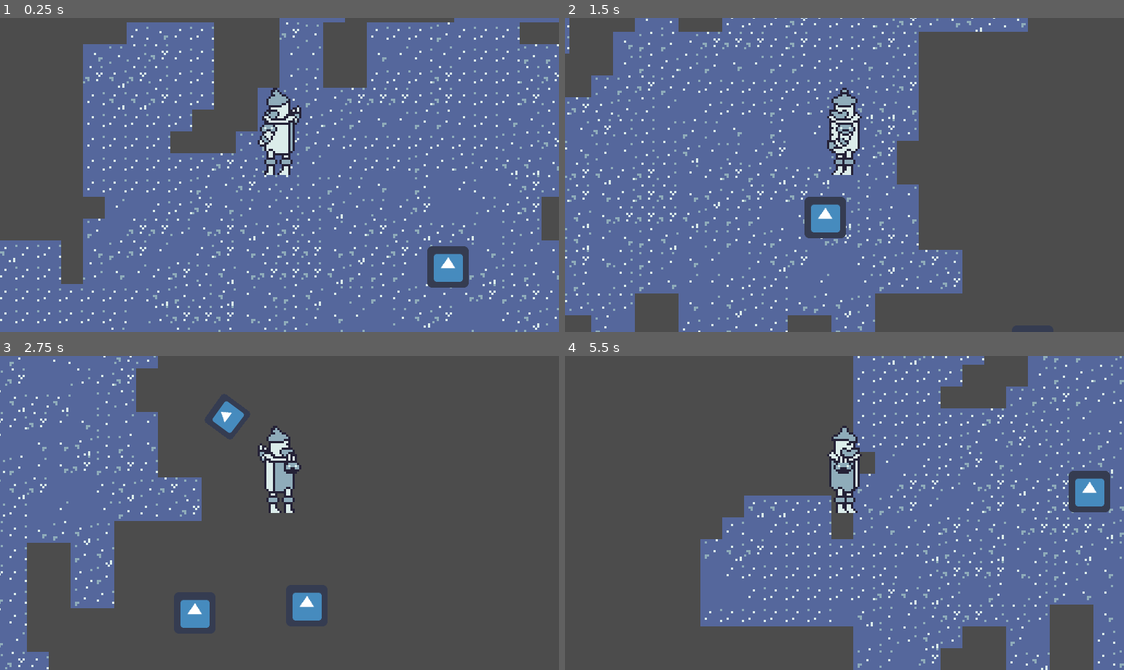
Above: before the commit, frames 1-4 (two rows, left to right).
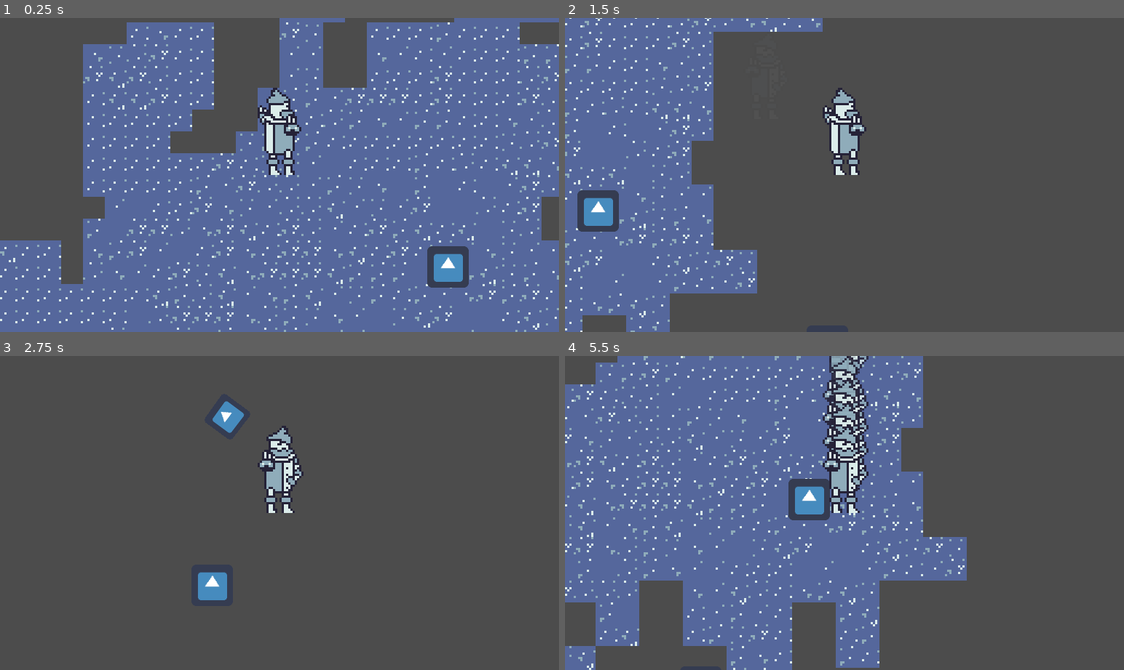
Above: after the commit, the same moments.

Repository: Travh98/GWJ_Jan2023_Heartless
Game: Godot game, scene res://levels/test_level.tscn
Same seed, same stepped clock (60 frames per second), same inputs: the game is played once before the commit and once after it. The engine's default icon, where the game draws it, is replaced by a stand-in: a white triangle on a blue panel in a dark square.
Inputs (mouse positions are in pixels of both pictures, inside the frame that each line leads up to):
- Up to frame 1 (0.25 s): no input
- Up to frame 2 (1.5 s): tap Enter at 0.5 s; move the mouse to (967, 159) at 0.52 s; hold D (right) 0.53-1.28 s; click (967, 159) at 0.6 s; right-click (967, 159) at 0.8 s; move the mouse to (732, 190) at 1.27 s; hold S (down) from 1.28 s (still down); right-click (732, 190) at 1.35 s
- Up to frame 3 (2.75 s): tap Space (dash, bound only before the commit) at 1.55, 2.1 s; move the mouse to (335, 443) at 2.02 s; release S (down) at 2.03 s; hold D (right) from 2.03 s (still down); click (335, 443) at 2.3 s
- Up to frame 4 (5.5 s): move the mouse to (816, 575) at 2.77 s; release D (right) at 2.78 s; hold W (up) 2.78-3.53 s; click (816, 575) at 2.85 s; right-click (816, 575) at 3.05 s; move the mouse to (1012, 560) at 3.52 s; hold A (left) 3.53-5.03 s; right-click (1012, 560) at 3.6 s; tap Space (dash, bound only before the commit) at 3.8, 4.35 s; tap Escape (escape, bound only after the commit) at 4.15 s; move the mouse to (676, 465) at 4.27 s; click (676, 465) at 4.55 s; move the mouse to (872, 513) at 5.02 s; hold S (down) from 5.03 s (still down); click (872, 513) at 5.1 s; right-click (872, 513) at 5.3 s

The runs differ from the first frame. In frame 1, 0.9% of the frame differs, in the area x 46-54%, y 26-50%; in frame 2, 42%; in frame 3, 23%; in frame 4, 71%, in the area x 0-100%, y 0-100%.

Commit message:
Added crosshair that changes color when attack is charged

Diff:
--- a/actors/flying_monkey/flying_monkey.gd
+++ b/actors/flying_monkey/flying_monkey.gd
@@ -79,7 +79,7 @@
 func on_detection_area_entered(body: Node2D):
 	# I'm removing this if statement because the Static Typing seems to break gdscript
 	# For now we can assume that the detection area will only collide with Player objects using the 2D Physics Layers
-#	if(body.get_lay is PlayerCharacter):
+#	if(body is PlayerCharacter):
 	target = body
 
 func state_change(new_state):
--- a/actors/player_character/player_character.gd
+++ b/actors/player_character/player_character.gd
@@ -25,6 +25,8 @@
 onready var attack_cooldown_timer : Timer = get_node("AttackCooldownTimer")
 onready var dash_cooldown_timer : Timer = get_node("DashCooldownTimer")
 onready var charge_attack_timer : Timer = get_node("ChargeAttackTimer")
+
+onready var crosshair : Crosshair = get_node("Crosshair")
 
 func _ready():
 	dash_timer.connect("timeout", self, "dash_finished")
@@ -65,6 +67,7 @@
 
 
 	if Input.is_action_just_pressed("attack"):
+		Input.mouse_mode = Input.MOUSE_MODE_CONFINED
 		charge_attack_timer.start() 		# Start charging attack
 
 	if Input.is_action_just_released("attack"):
@@ -78,7 +81,11 @@
 			charged_axe_attack()
 
 	if Input.is_action_just_pressed("dash") and dash_ready:
+		Input.mouse_mode = Input.MOUSE_MODE_CONFINED
 		dash()
+
+	if Input.is_action_just_pressed("escape"):
+		Input.mouse_mode = Input.MOUSE_MODE_VISIBLE
 
 func _process(delta: float) -> void:
 	var mouse_direction := Vector2.ZERO.direction_to(get_local_mouse_position())
@@ -129,6 +136,7 @@
 	attack.scale *= 1.5
 
 	attack_ready = false
+	crosshair.setChargedAttackReady(false)
 	attack_cooldown_timer.start()
 
 func dash() -> void:
@@ -152,3 +160,4 @@
 	# TODO Here we should have some indicator to let the player know their charged attack is ready
 	# Whether its a sound effect or a sprite on the screen
 	print("Charged attack is ready")
+	crosshair.setChargedAttackReady(true)
--- a/actors/player_character/player_character.tscn
+++ b/actors/player_character/player_character.tscn
@@ -1,44 +1,33 @@
-[gd_scene load_steps=15 format=2]
+[gd_scene load_steps=11 format=2]
 
 [ext_resource path="res://actors/player_character/player_character.gd" type="Script" id=1]
 [ext_resource path="res://actors/player_character/player_character.png" type="Texture" id=2]
 [ext_resource path="res://actors/player_character/player_stats.gd" type="Script" id=3]
 [ext_resource path="res://effects/afterimage/afterimage_emitter.tscn" type="PackedScene" id=4]
 
-[sub_resource type="AtlasTexture" id=11]
-atlas = ExtResource( 2 )
-region = Rect2( 240, 0, 40, 40 )
-
-[sub_resource type="AtlasTexture" id=12]
-atlas = ExtResource( 2 )
-region = Rect2( 80, 0, 40, 40 )
-
-[sub_resource type="AtlasTexture" id=13]
-atlas = ExtResource( 2 )
-region = Rect2( 160, 0, 40, 40 )
-
 [sub_resource type="AtlasTexture" id=10]
 atlas = ExtResource( 2 )
 region = Rect2( 0, 0, 40, 40 )
 
-[sub_resource type="AtlasTexture" id=16]
-atlas = ExtResource( 2 )
-region = Rect2( 200, 0, 40, 40 )
-
-[sub_resource type="AtlasTexture" id=14]
-atlas = ExtResource( 2 )
-region = Rect2( 280, 0, 40, 40 )
-
-[sub_resource type="AtlasTexture" id=17]
+[sub_resource type="AtlasTexture" id=11]
 atlas = ExtResource( 2 )
 region = Rect2( 120, 0, 40, 40 )
 
-[sub_resource type="AtlasTexture" id=15]
+[sub_resource type="AtlasTexture" id=12]
 atlas = ExtResource( 2 )
 region = Rect2( 40, 0, 40, 40 )
 
+[sub_resource type="AtlasTexture" id=9]
+atlas = ExtResource( 2 )
+region = Rect2( 80, 0, 40, 40 )
+
 [sub_resource type="SpriteFrames" id=5]
 animations = [ {
+"frames": [ SubResource( 10 ) ],
+"loop": true,
+"name": "down",
+"speed": 5.0
+}, {
 "frames": [ SubResource( 11 ) ],
 "loop": true,
 "name": "left",
@@ -49,34 +38,9 @@
 "name": "right",
 "speed": 5.0
 }, {
-"frames": [ SubResource( 13 ) ],
+"frames": [ SubResource( 9 ) ],
 "loop": true,
 "name": "up",
-"speed": 5.0
-}, {
-"frames": [ SubResource( 10 ) ],
-"loop": true,
-"name": "down",
-"speed": 5.0
-}, {
-"frames": [ SubResource( 16 ) ],
-"loop": true,
-"name": "up_left",
-"speed": 5.0
-}, {
-"frames": [ SubResource( 14 ) ],
-"loop": true,
-"name": "down_left",
-"speed": 5.0
-}, {
-"frames": [ SubResource( 17 ) ],
-"loop": true,
-"name": "up_right",
-"speed": 5.0
-}, {
-"frames": [ SubResource( 15 ) ],
-"loop": true,
-"name": "down_right",
 "speed": 5.0
 } ]
 
@@ -92,7 +56,6 @@
 position = Vector2( 0, -20 )
 z_index = 1
 frames = SubResource( 5 )
-animation = "up_right"
 
 [node name="AfterimageEmitter" parent="." instance=ExtResource( 4 )]
 position = Vector2( 0, -20 )
--- /dev/null
+++ b/crosshair.gd
@@ -0,0 +1,25 @@
+class_name Crosshair
+extends Node2D
+
+onready var crosshair_sprite = get_node("Sprite")
+
+# our color palette
+# Color(220, 237, 235)
+# Color(86, 104, 157)
+# Color(144, 173, 187)
+# Color(38, 35, 56)
+
+func _ready():
+	# Changes only the arrow shape of the cursor.
+	# This is similar to changing it in the project settings.
+	Input.set_mouse_mode(Input.MOUSE_MODE_HIDDEN)
+	Input.set_custom_mouse_cursor(crosshair_sprite)
+
+func _process(delta):
+	self.global_position = get_global_mouse_position()
+
+func setChargedAttackReady(ready : bool) -> void:
+	if ready:
+		crosshair_sprite.self_modulate = Color8(38, 35, 56) 	# Color8 supports the 0 - 255 rgb scale
+	else:
+		crosshair_sprite.self_modulate = Color(1, 1, 1)			# Clear the modulation of the sprite color
--- a/project.godot
+++ b/project.godot
@@ -24,6 +24,11 @@
 "language": "GDScript",
 "path": "res://actors/axe_swing_attack.gd"
 }, {
+"base": "Node2D",
+"class": "Crosshair",
+"language": "GDScript",
+"path": "res://crosshair.gd"
+}, {
 "base": "KinematicBody2D",
 "class": "FlyingMonkey",
 "language": "GDScript",
@@ -48,6 +53,7 @@
 "Afterimage": "",
 "AfterimageEmitter": "",
 "AxeSwingAttack": "",
+"Crosshair": "",
 "FlyingMonkey": "",
 "GeneratorSettings": "",
 "PlayerCharacter": "",
@@ -102,7 +108,12 @@
 }
 dash={
 "deadzone": 0.5,
-"events": [ Object(InputEventKey,"resource_local_to_scene":false,"resource_name":"","device":0,"alt":false,"shift":false,"control":false,"meta":false,"command":false,"pressed":false,"scancode":32,"physical_scancode":0,"unicode":0,"echo":false,"script":null)
+"events": [ Object(InputEventMouseButton,"resource_local_to_scene":false,"resource_name":"","device":0,"alt":false,"shift":false,"control":false,"meta":false,"command":false,"button_mask":0,"position":Vector2( 0, 0 ),"global_position":Vector2( 0, 0 ),"factor":1.0,"button_index":2,"pressed":false,"doubleclick":false,"script":null)
+ ]
+}
+escape={
+"deadzone": 0.5,
+"events": [ Object(InputEventKey,"resource_local_to_scene":false,"resource_name":"","device":0,"alt":false,"shift":false,"control":false,"meta":false,"command":false,"pressed":false,"scancode":0,"physical_scancode":16777217,"unicode":0,"echo":false,"script":null)
  ]
 }
 
--- /dev/null
+++ b/ux/crosshair.tscn
@@ -0,0 +1,10 @@
+[gd_scene load_steps=3 format=2]
+
+[ext_resource path="res://crosshair.gd" type="Script" id=1]
+[ext_resource path="res://Zion's WIP Art/crosshair.png" type="Texture" id=2]
+
+[node name="Crosshair" type="Node2D"]
+script = ExtResource( 1 )
+
+[node name="Sprite" type="Sprite" parent="."]
+texture = ExtResource( 2 )
Not shown, added: Zion's WIP Art/crosshair.png.import
Not shown, added: Zion's WIP Art/tin-man-tile-set.png.import
